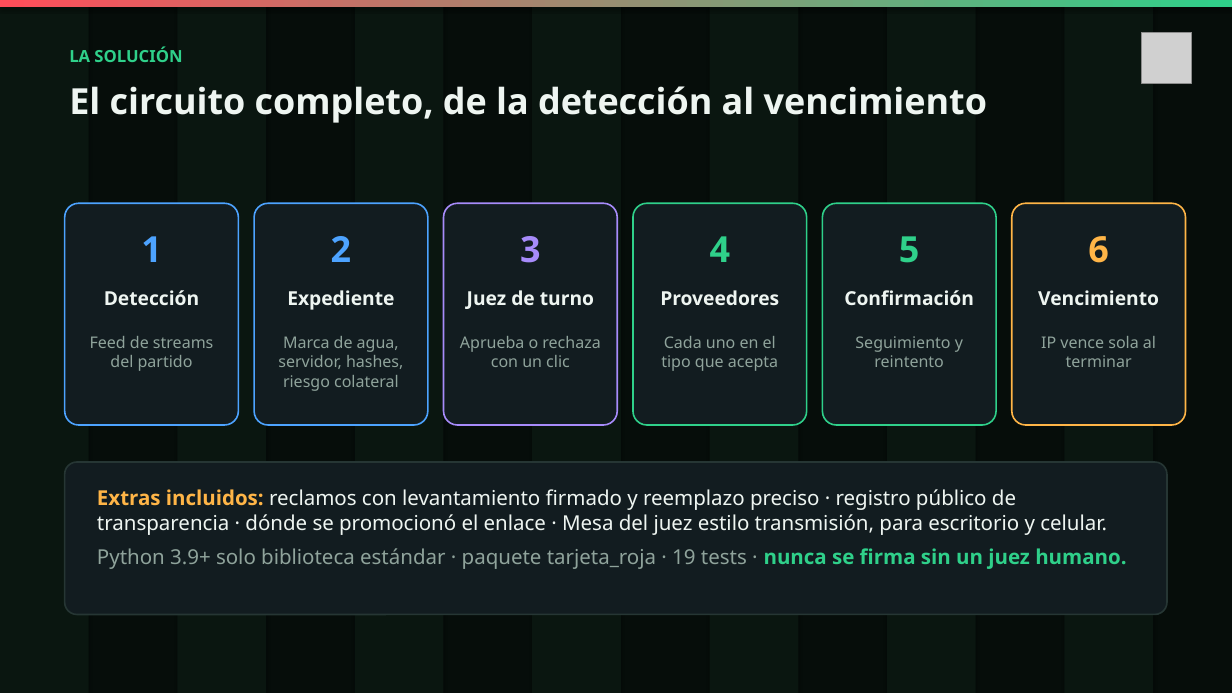
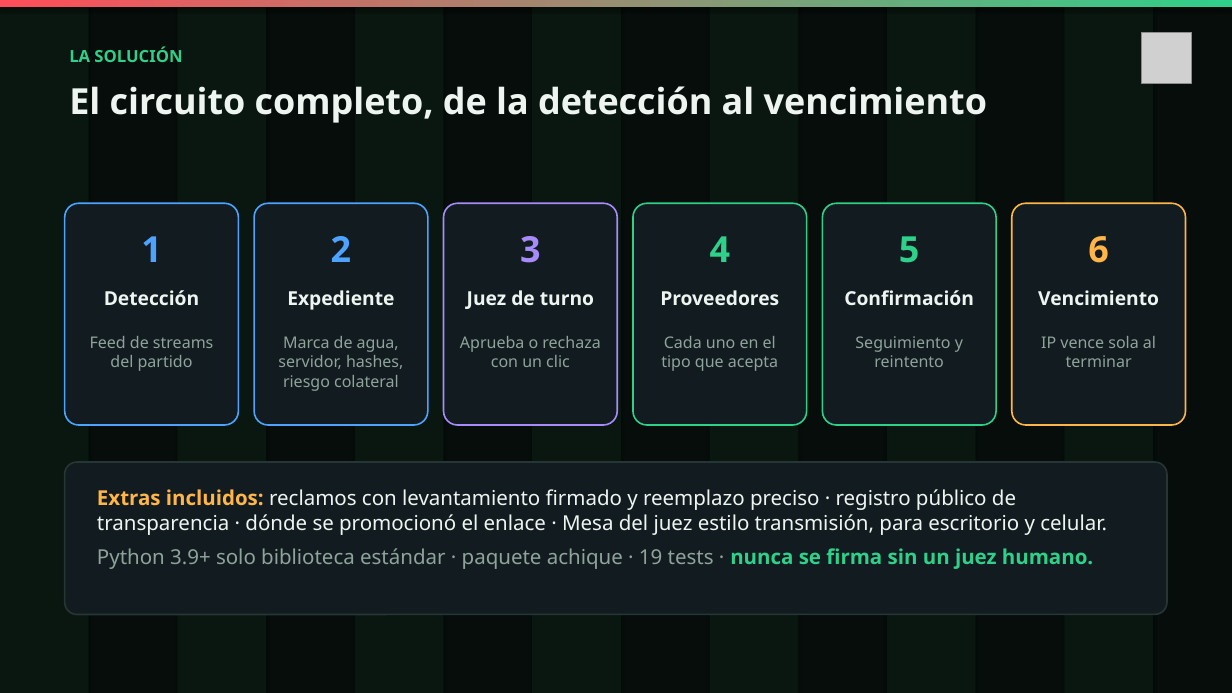
Before and after one commit to Maurezg7/achique, a slide deck: slide 3 of entrega/presentacion.pptx. Drawn at 1232x693 pixels with LibreOffice and Linux fonts; fonts in the diff are those of the drawing; grey boxes stand for pictures. Boxes give left, top, right and bottom in pixels: in the first picture for what was removed or moved away, otherwise in the second. Text is boxed around its words. In the diff, an @@ line names an element or a change of style, - is before the commit and + after.

Commit message:
refactor: la plataforma pasa a llamarse Achique (paquete achique/, UI, logo, docs y presentación)

```diff
--- a/entrega/presentacion.pptx
+++ b/entrega/presentacion.pptx
@@ text at (x1=97, y1=548, x2=1093, y2=569): text changed @@
-Python 3.9+ solo biblioteca estándar · paquete tarjeta_roja · 19 tests · nunca se firma sin un juez humano.
+Python 3.9+ solo biblioteca estándar · paquete achique · 19 tests · nunca se firma sin un juez humano.
```
Also in this commit, not shown: 5 other slides changed, 22 other files.
